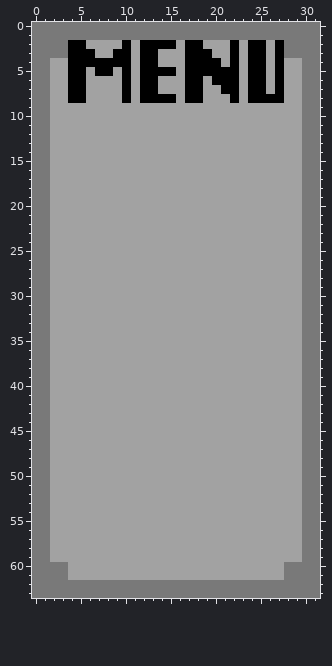
A pixel-art file gets an edit: raw-assets/sprites/Misc/Gui/Escape Menu.aseprite. That is the earlier state.
32x64 pixels, 1 frame.
Now the later version:
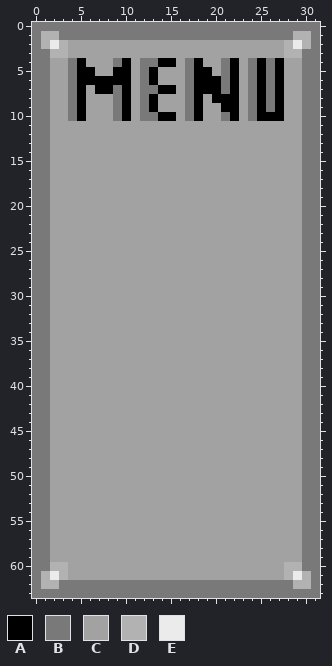
Palette (. is transparent): A #000000  B #797979  C #a2a2a2  D #b2b2b2  E #ebebeb
Commit: Refactored Actors, created popup menu class frame
Change:
{"change": "layer \"Text/MENU\" added"}
{"change": "layer \"MENU\" removed"}
{"y":1,"x":1,"old":"BB","new":"DD"}
{"y":1,"x":29,"old":"BB","new":"DD"}
{"y":2,"x":1,"old":"BBBAA","new":"DEDCC"}
{"y":2,"x":10,"old":"A","new":"C"}
{"y":2,"x":12,"old":"AAAA","new":"CCCC"}
{"y":2,"x":17,"old":"AA","new":"CC"}
{"y":2,"x":22,"old":"A","new":"C"}
{"y":2,"x":24,"old":"AA","new":"CC"}
{"y":2,"x":27,"old":"ABBB","new":"CDED"}
{"y":3,"x":2,"old":"BBAAA","new":"DDCCC"}
{"y":3,"x":9,"old":"AA","new":"CC"}
{"y":3,"x":12,"old":"AA","new":"CC"}
{"y":3,"x":17,"old":"AAA","new":"CCC"}
{"y":3,"x":22,"old":"A","new":"C"}
{"y":3,"x":24,"old":"AA","new":"CC"}
{"y":3,"x":27,"old":"ABB","new":"CDD"}
{"y":4,"x":4,"old":"A","new":"B"}
{"y":4,"x":6,"old":"AAAA","new":"CCCB"}
{"y":4,"x":12,"old":"AACC","new":"BBAA"}
{"y":4,"x":17,"old":"A","new":"B"}
{"y":4,"x":19,"old":"AAC","new":"CCB"}
{"y":4,"x":24,"old":"A","new":"B"}
{"y":4,"x":26,"old":"C","new":"B"}
{"y":5,"x":4,"old":"A","new":"B"}
{"y":5,"x":6,"old":"CAAC","new":"ACCA"}
{"y":5,"x":12,"old":"A","new":"B"}
{"y":5,"x":14,"old":"AA","new":"CC"}
{"y":5,"x":17,"old":"A","new":"B"}
{"y":5,"x":20,"old":"AA","new":"CB"}
{"y":5,"x":24,"old":"A","new":"B"}
{"y":5,"x":26,"old":"C","new":"B"}
{"y":6,"x":4,"old":"A","new":"B"}
{"y":6,"x":6,"old":"CCCC","new":"AAAA"}
{"y":6,"x":12,"old":"A","new":"B"}
{"y":6,"x":17,"old":"A","new":"B"}
{"y":6,"x":19,"old":"C","new":"A"}
{"y":6,"x":21,"old":"A","new":"B"}
{"y":6,"x":24,"old":"A","new":"B"}
{"y":6,"x":26,"old":"C","new":"B"}
{"y":7,"x":4,"old":"A","new":"B"}
{"y":7,"x":7,"old":"CCC","new":"AAB"}
{"y":7,"x":12,"old":"AACC","new":"BBAA"}
{"y":7,"x":17,"old":"A","new":"B"}
{"y":7,"x":19,"old":"CCA","new":"AAB"}
{"y":7,"x":24,"old":"A","new":"B"}
{"y":7,"x":26,"old":"C","new":"B"}
{"y":8,"x":4,"old":"A","new":"B"}
{"y":8,"x":9,"old":"C","new":"B"}
{"y":8,"x":12,"old":"A","new":"B"}
{"y":8,"x":14,"old":"AA","new":"CC"}
{"y":8,"x":17,"old":"A","new":"B"}
{"y":8,"x":20,"old":"CC","new":"AA"}
{"y":8,"x":24,"old":"A","new":"B"}
{"y":8,"x":26,"old":"A","new":"B"}
{"y":9,"x":4,"old":"CC","new":"BA"}
{"y":9,"x":9,"old":"CC","new":"BA"}
{"y":9,"x":12,"old":"CC","new":"BA"}
{"y":9,"x":17,"old":"CC","new":"BA"}
{"y":9,"x":21,"old":"CC","new":"AA"}
{"y":9,"x":24,"old":"CCCC","new":"BABA"}
{"y":10,"x":4,"old":"CC","new":"BA"}
{"y":10,"x":9,"old":"CC","new":"BA"}
{"y":10,"x":12,"old":"CCCC","new":"BBAA"}
{"y":10,"x":17,"old":"CC","new":"BA"}
{"y":10,"x":21,"old":"CC","new":"BA"}
{"y":10,"x":24,"old":"CCCC","new":"BAAA"}
{"y":60,"x":2,"old":"BB","new":"DD"}
{"y":60,"x":28,"old":"BB","new":"DD"}
{"y":61,"x":1,"old":"BBB","new":"DED"}
{"y":61,"x":28,"old":"BBB","new":"DED"}
{"y":62,"x":1,"old":"BB","new":"DD"}
{"y":62,"x":29,"old":"BB","new":"DD"}
